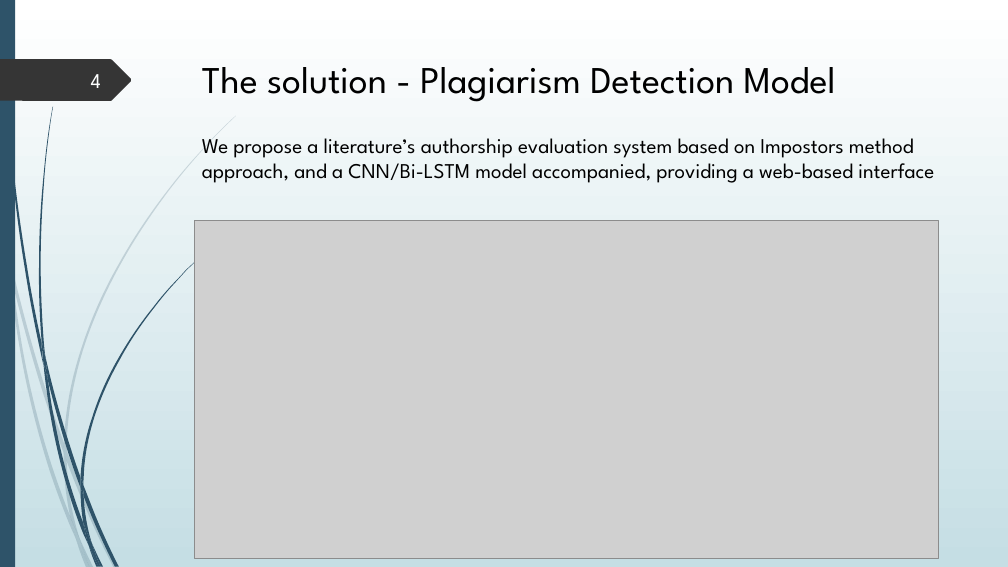
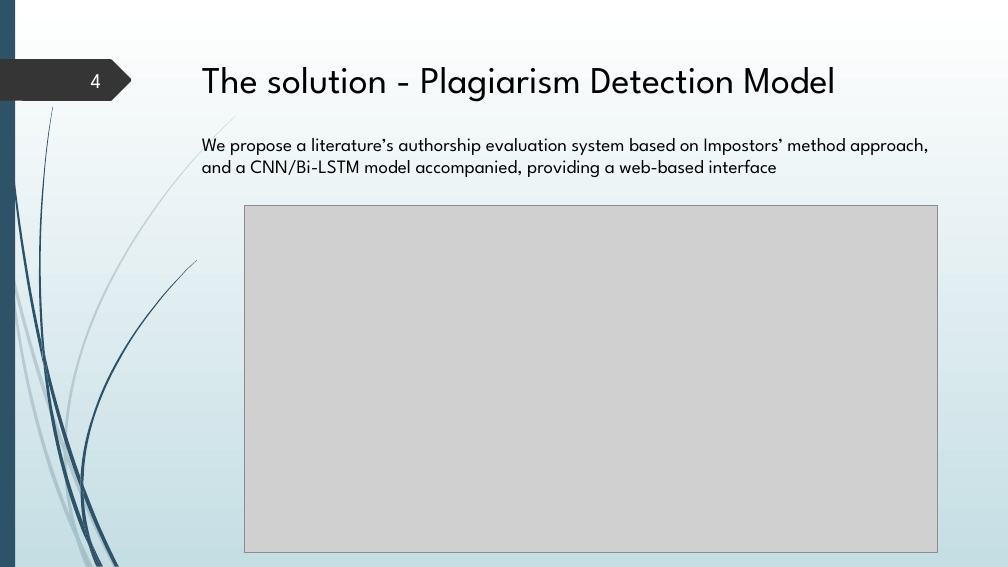
Before and after one commit to kmaltcev/NLP-BiLSTM-model, a slide deck: slide 4 of Capstone Project 21-2-R-13.pptx. Drawn at 1008x567 pixels with LibreOffice and Linux fonts; fonts in the diff are those of the drawing; grey boxes stand for pictures. Boxes give left, top, right and bottom in pixels: in the first picture for what was removed or moved away, otherwise in the second. Text is boxed around its words. In the diff, an @@ line names an element or a change of style, - is before the commit and + after.

```diff
--- a/Capstone Project 21-2-R-13.pptx
+++ b/Capstone Project 21-2-R-13.pptx
@@ text at (x1=202, y1=138, x2=928, y2=177): text changed; size 20 to 18 pt @@
-We propose a literature’s authorship evaluation system based on Impostors method approach, and a CNN/Bi-LSTM model accompanied, providing a web-based interface
+We propose a literature’s authorship evaluation system based on Impostors’ method approach, and a CNN/Bi-LSTM model accompanied, providing a web-based interface
@@ picture resized from (x1=194, y1=221, x2=938, y2=559) to (x1=244, y1=206, x2=938, y2=553) @@
```
Also in this commit, not shown: 14 other slides changed, 9 other files.
